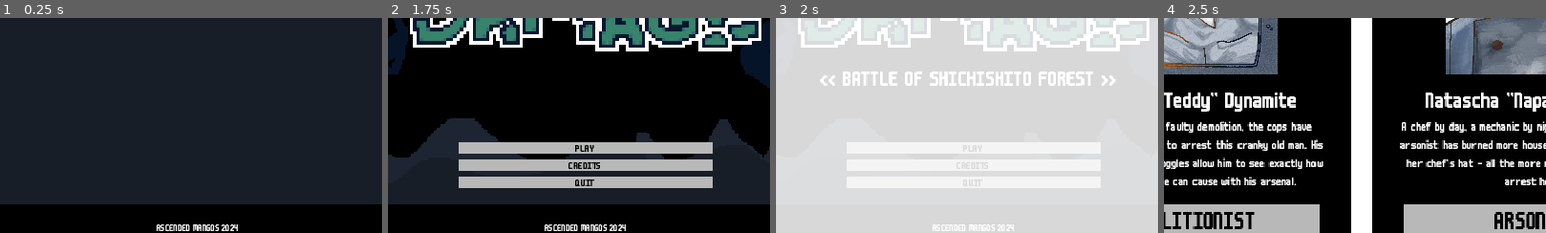
Above: before the commit, frames 1-4 (left to right).
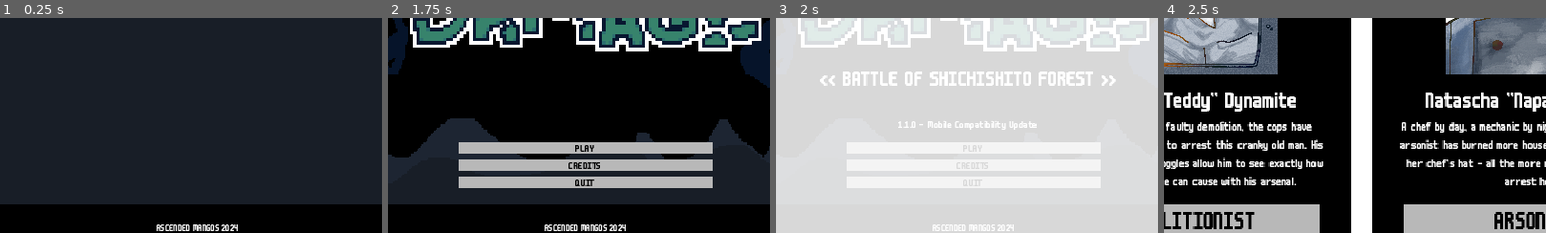
Above: after the commit, the same moments.

Repository: slotling/collateral-damage-gwj71
Game: Godot game, scene res://UI/main_menu.tscn
Same seed, same stepped clock (60 frames per second), same inputs: the game is played once before the commit and once after it. The engine's default icon, where the game draws it, is replaced by a stand-in: a white triangle on a blue panel in a dark square. Sound files missing from this copy of the repository are replaced by a short silence.
Inputs (mouse positions are % of the whole screen's width and height, from its top left):
- Up to frame 1 (0.25 s): no input
- Up to frame 2 (1.75 s): tap Enter at 0.5 s; move the mouse to (72, 45) at 0.52 s; hold D (right) 0.53-1.28 s; click (72, 45) at 0.6 s; right-click (72, 45) at 0.8 s; move the mouse to (30, 55) at 1.27 s; hold S (backward) from 1.28 s (still down); right-click (30, 55) at 1.35 s; tap Shift (run) at 1.55 s
- Up to frame 3 (2 s): keep holding S (backward)
- Up to frame 4 (2.5 s): release S (backward) at 2 s; click "PLAY" at 2 s
The pictures show only the part of the screen within x 24-74%, y 46-96%; the shares and areas given below are measured in that part.

Frames 1-2 are identical in both runs. In frame 3, 0.4% of the frame differs, in the area x 32-69%, y 48-52%; in frame 4, nothing differs.

Commit message:
aughhhh

Diff:
--- a/Handlers/AttackHandlers/CharacterAttack.gd
+++ b/Handlers/AttackHandlers/CharacterAttack.gd
@@ -14,6 +14,13 @@
 # Called every frame. 'delta' is the elapsed time since the previous frame.
 func _process(delta):
 	var pressed := Input.is_action_just_pressed("attack1") if !is_secondary_attack else Input.is_action_just_pressed("attack2")
+
+	if get_parent().is_mobile_pressed_to_walk and Global.operating_system == "Android":
+		return
+
+	if Global.operating_system == "Android":
+		pressed = Input.is_action_just_released("attack1") if !is_secondary_attack else Input.is_action_just_released("attack2")
+
 	if pressed and cooldown_timer.is_stopped() and get_parent().state != "dead":
 		execute()
 		cooldown_timer.start()
--- a/Handlers/WaveHandler.gd
+++ b/Handlers/WaveHandler.gd
@@ -16,16 +16,17 @@
 @export var wave_cooldown: int
 
 var wave_layout = [
-	[3, 0, 0],
-	[5, 0, 0],
-	[5, 0, 0],
-	[8, 0, 0],
-	[10, 0, 0],
-	[10, 1, 0],
-	[12, 1, 0],
+	#[3, 0, 0],
+	#[5, 0, 0],
+	#[5, 0, 0],
+	#[8, 0, 0],
+	#[10, 0, 0],
+	#[10, 1, 0],
+	#[12, 1, 0],
 	[12, 1, 0],
 	[12, 2, 0],
 	[0, 0, 1],
+	[1, 0, 0],
 ]
 
 var enemy_count: int = 0
@@ -54,7 +55,9 @@
 	return Vector2.ZERO
 
 func _process(delta):
-	pass
+	if current_wave == wave_layout.size() - 1:
+		if get_tree().get_nodes_in_group("enemy"):
+			all_waves_finished.emit()
 
 func spawn_enemy(enemy):
 	var enemy_instance = enemy.instantiate()
@@ -65,6 +68,7 @@
 
 func _on_wave_completed():
 	print("wave completed")
+
 	cooldown_timer.start(wave_cooldown)
 	current_wave += 1
 
@@ -72,8 +76,6 @@
 	if current_wave != wave_layout.size():
 		start_wave()
 		print("wave started")
-	else:
-		all_waves_finished.emit()
 
 func _on_enemy_died():
 	enemy_count -= 1
--- a/Scenes/Entities/Characters/arsonist_player.tscn
+++ b/Scenes/Entities/Characters/arsonist_player.tscn
@@ -140,6 +140,9 @@
 [node name="CharacterAttack2" parent="." index="8"]
 script = ExtResource("3_0124p")
 
+[node name="CooldownTimer" parent="CharacterAttack2" index="0"]
+wait_time = 0.5
+
 [node name="AnimationPlayer" type="AnimationPlayer" parent="." index="11"]
 libraries = {
 "": SubResource("AnimationLibrary_kcttf")
--- /dev/null
+++ b/Scenes/Entities/Enemies/car_enemy.gd
@@ -0,0 +1,11 @@
+extends Enemy
+
+
+
+@onready var anim_player = $AnimationPlayer
+
+
+
+func _on_state_changed(new_state):
+	if new_state == "walk" or new_state == "idle":
+		anim_player.play(new_state)
--- a/Scenes/Entities/Enemies/car_enemy.tscn
+++ b/Scenes/Entities/Enemies/car_enemy.tscn
@@ -1,7 +1,8 @@
-[gd_scene load_steps=13 format=3 uid="uid://x6yu2k4jn7hs"]
+[gd_scene load_steps=14 format=3 uid="uid://x6yu2k4jn7hs"]
 
 [ext_resource type="PackedScene" uid="uid://bgmyc6lbh46uf" path="res://Scenes/Entities/enemy.tscn" id="1_nrrmd"]
 [ext_resource type="Texture2D" uid="uid://bnlgxh1xol3j" path="res://Resources/Atlases/car_atlas.tres" id="2_i00ef"]
+[ext_resource type="Script" path="res://Scenes/Entities/Enemies/car_enemy.gd" id="2_klrth"]
 [ext_resource type="PackedScene" uid="uid://qo5gh36pq2cc" path="res://Handlers/AttackHandlers/enemy_attack.tscn" id="2_u6mbq"]
 [ext_resource type="Script" path="res://Handlers/AttackHandlers/EnemyAttacks/CarEnemy_Attack1.gd" id="3_22jsp"]
 [ext_resource type="Script" path="res://Handlers/AttackHandlers/EnemyAttacks/CarEnemy_Attack2.gd" id="4_n71sa"]
@@ -71,6 +72,7 @@
 }
 
 [node name="Car_Enemy" instance=ExtResource("1_nrrmd")]
+script = ExtResource("2_klrth")
 can_get_scared = false
 death_prefix = "car_d"
 
--- /dev/null
+++ b/Scenes/Entities/Enemies/panda_enemy.gd
@@ -0,0 +1,10 @@
+extends Enemy
+
+
+@onready var anim_player = $AnimationPlayer
+
+
+
+func _on_state_changed(new_state):
+	if new_state == "walk" or new_state == "idle":
+		anim_player.play(new_state)
--- a/Scenes/Entities/Enemies/panda_enemy.tscn
+++ b/Scenes/Entities/Enemies/panda_enemy.tscn
@@ -1,6 +1,7 @@
-[gd_scene load_steps=11 format=3 uid="uid://c8tiawpo7kom1"]
+[gd_scene load_steps=12 format=3 uid="uid://c8tiawpo7kom1"]
 
 [ext_resource type="PackedScene" uid="uid://bgmyc6lbh46uf" path="res://Scenes/Entities/enemy.tscn" id="1_dp45x"]
+[ext_resource type="Script" path="res://Scenes/Entities/Enemies/panda_enemy.gd" id="2_0b4od"]
 [ext_resource type="Texture2D" uid="uid://bsuivnim0eylp" path="res://Resources/Atlases/panda_atlas.tres" id="2_26ryx"]
 [ext_resource type="PackedScene" uid="uid://qo5gh36pq2cc" path="res://Handlers/AttackHandlers/enemy_attack.tscn" id="2_jrqnt"]
 [ext_resource type="Script" path="res://Handlers/AttackHandlers/EnemyAttacks/PandaEnemy_Attack1.gd" id="2_knduc"]
@@ -69,6 +70,7 @@
 }
 
 [node name="Panda_Enemy" instance=ExtResource("1_dp45x")]
+script = ExtResource("2_0b4od")
 death_prefix = "panda_d"
 
 [node name="Sprite2D" parent="." index="0"]
--- a/Scenes/Entities/Projectiles/Variations/molotov_explosion.tscn
+++ b/Scenes/Entities/Projectiles/Variations/molotov_explosion.tscn
@@ -1,17 +1,82 @@
-[gd_scene load_steps=4 format=3 uid="uid://dv53egv0sgmhl"]
+[gd_scene load_steps=9 format=3 uid="uid://dv53egv0sgmhl"]
 
 [ext_resource type="PackedScene" uid="uid://cqbskis2pu6vb" path="res://Scenes/Entities/Projectiles/explosion.tscn" id="1_h5gjc"]
 [ext_resource type="SpriteFrames" uid="uid://b2fggnjbh07jb" path="res://Resources/SpriteFrames/FIREINTHEHOLE.tres" id="2_nf5e3"]
+[ext_resource type="PackedScene" uid="uid://cm2ssf8ce16m5" path="res://Handlers/hurt_box_handler.tscn" id="3_3jqrc"]
 
 [sub_resource type="CircleShape2D" id="CircleShape2D_q2xj8"]
 resource_local_to_scene = true
 radius = 64.0
 
+[sub_resource type="CircleShape2D" id="CircleShape2D_nrbr6"]
+radius = 8.0
+
+[sub_resource type="Animation" id="Animation_65aa8"]
+resource_name = "explode"
+length = 0.4
+tracks/0/type = "value"
+tracks/0/imported = false
+tracks/0/enabled = true
+tracks/0/path = NodePath("HurtBoxHandler2:scale")
+tracks/0/interp = 1
+tracks/0/loop_wrap = true
+tracks/0/keys = {
+"times": PackedFloat32Array(0, 0.1, 0.4),
+"transitions": PackedFloat32Array(1, 1, 1),
+"update": 0,
+"values": [Vector2(1e-05, 1e-05), Vector2(8, 8), Vector2(1, 1)]
+}
+tracks/1/type = "value"
+tracks/1/imported = false
+tracks/1/enabled = true
+tracks/1/path = NodePath("HurtBoxHandler2:monitorable")
+tracks/1/interp = 1
+tracks/1/loop_wrap = true
+tracks/1/keys = {
+"times": PackedFloat32Array(0, 0.4),
+"transitions": PackedFloat32Array(1, 1),
+"update": 1,
+"values": [true, false]
+}
+
+[sub_resource type="Animation" id="Animation_3h5dm"]
+length = 0.001
+tracks/0/type = "value"
+tracks/0/imported = false
+tracks/0/enabled = true
+tracks/0/path = NodePath("HurtBoxHandler2:scale")
+tracks/0/interp = 1
+tracks/0/loop_wrap = true
+tracks/0/keys = {
+"times": PackedFloat32Array(0),
+"transitions": PackedFloat32Array(1),
+"update": 0,
+"values": [Vector2(1e-05, 1e-05)]
+}
+tracks/1/type = "value"
+tracks/1/imported = false
+tracks/1/enabled = true
+tracks/1/path = NodePath("HurtBoxHandler2:monitorable")
+tracks/1/interp = 1
+tracks/1/loop_wrap = true
+tracks/1/keys = {
+"times": PackedFloat32Array(0),
+"transitions": PackedFloat32Array(1),
+"update": 1,
+"values": [true]
+}
+
+[sub_resource type="AnimationLibrary" id="AnimationLibrary_a2fhw"]
+_data = {
+"RESET": SubResource("Animation_3h5dm"),
+"explode": SubResource("Animation_65aa8")
+}
+
 [node name="MolotovExplosion" instance=ExtResource("1_h5gjc")]
 explosionSfxName = "molotov_i"
 
 [node name="HurtBoxHandler" parent="." index="0"]
-strength = 3
+strength = 5
 cause = "Burnt"
 
 [node name="CollisionShape2D" parent="HurtBoxHandler" index="0"]
@@ -54,3 +119,17 @@
 autoplay = "default"
 frame_progress = 0.846196
 offset = Vector2(0, -24)
+
+[node name="HurtBoxHandler2" parent="." index="9" instance=ExtResource("3_3jqrc")]
+scale = Vector2(1e-05, 1e-05)
+strength = 5
+cause = "Exploded"
+
+[node name="CollisionShape2D" type="CollisionShape2D" parent="HurtBoxHandler2" index="0"]
+shape = SubResource("CircleShape2D_nrbr6")
+
+[node name="ExplosionHurtBox" type="AnimationPlayer" parent="." index="10"]
+libraries = {
+"": SubResource("AnimationLibrary_a2fhw")
+}
+autoplay = "explode"
--- a/Scenes/Entities/player.gd
+++ b/Scenes/Entities/player.gd
@@ -17,14 +17,29 @@
 var state: String = "idle"
 var prev_state: String = "idle"
 
+var is_mobile_pressed: bool = false
+var is_mobile_pressed_to_walk: bool = false
+var mobile_move_vector: Vector2 = Vector2.ZERO
+
 func _ready():
+	game_ui.joystick.connect("pressed", _movement_pressed)
+	game_ui.joystick.connect("released", _movement_released)
+
 	game_ui.icon.texture = icon_texture
+
+	#if Global.operating_system != "Android":
+		#$MobileControls/Sprite2D.hide()
 
 func _physics_process(delta):
 	if prev_state != state:
 		state_changed.emit(state)
 
-	movement_handler.dir = Input.get_vector("left", "right", "forward", "backward").normalized()
+	if Global.operating_system != "Android":
+		movement_handler.dir = Input.get_vector("left", "right", "forward", "backward").normalized()
+	else:
+		if is_mobile_pressed:
+			movement_handler.dir = game_ui.joystick_center.get_local_mouse_position().normalized()
+			$MobileControls/MobileMovementDebugLine.points[1] = get_local_mouse_position() * 2
 
 	movement_handler.running = Input.is_action_pressed("run")
 
@@ -61,3 +76,20 @@
 
 func _on_character_attack_2_cooldown_end():
 	game_ui.change_emotion("positive", 1.0, "default", true)
+
+
+
+func _movement_pressed():
+	if Global.operating_system == "Android":
+		is_mobile_pressed = true
+		is_mobile_pressed_to_walk = true
+		$PressedToWalkTimer.stop()
+		$PressedToWalkTimer.start(0.05)
+		await $PressedToWalkTimer.timeout
+		is_mobile_pressed_to_walk = false
+
+func _movement_released():
+
+	if Global.operating_system == "Android":
+		is_mobile_pressed = false
+		movement_handler.dir = Vector2.ZERO
--- a/Scenes/Entities/player.tscn
+++ b/Scenes/Entities/player.tscn
@@ -35,6 +35,7 @@
 
 [node name="CollisionShape2D" type="CollisionShape2D" parent="SoftCollision"]
 shape = SubResource("CircleShape2D_6q348")
+debug_color = Color(0.947613, 5.0056e-06, 0.582256, 0.42)
 
 [node name="CollisionShape2D" type="CollisionShape2D" parent="."]
 shape = SubResource("RectangleShape2D_jroy1")
@@ -58,6 +59,16 @@
 wait_time = 0.5
 one_shot = true
 
+[node name="MobileControls" type="CanvasLayer" parent="."]
+
+[node name="MobileMovementDebugLine" type="Line2D" parent="MobileControls"]
+points = PackedVector2Array(0, 0, 0, 0)
+width = 4.0
+default_color = Color(1, 0, 1, 1)
+
+[node name="PressedToWalkTimer" type="Timer" parent="."]
+one_shot = true
+
 [connection signal="state_changed" from="." to="." method="_on_state_changed"]
 [connection signal="hit" from="HitBoxHandler" to="." method="_on_hit_box_handler_hit"]
 [connection signal="died" from="HealthHandler" to="." method="_on_health_handler_died"]
--- a/Scenes/Environment/big_rock.gd
+++ b/Scenes/Environment/big_rock.gd
@@ -5,7 +5,7 @@
 
 
 func _ready() -> void:
-	if !bool(randi_range(0, 10000)):
+	if !bool(randi_range(0, 100)):
 		sprite.frame = 0
 
 func _on_health_handler_died(value, cause, hurtbox_global_position) -> void:
--- a/Scenes/Environment/big_rock.tscn
+++ b/Scenes/Environment/big_rock.tscn
@@ -183,7 +183,6 @@
 [node name="HurtBoxHandler" parent="." index="6" instance=ExtResource("4_qe6i2")]
 scale = Vector2(1e-05, 1e-05)
 monitorable = false
-
 strength = 20
 cause = "Obliterated"
 
--- a/Scenes/Root/world.gd
+++ b/Scenes/Root/world.gd
@@ -54,8 +54,6 @@
 
 	$Music.play()
 
-
-
 func _on_try_again_pressed():
 	get_tree().change_scene_to_file("res://Scenes/Root/world.tscn")
 
--- a/UI/gui.gd
+++ b/UI/gui.gd
@@ -1,4 +1,6 @@
 extends CanvasLayer
+
+
 
 const heh1_preload: AtlasTexture = preload("res://Resources/Atlases/gui_one_third_half_empty_hearts_atlas.tres")
 const heh2_preload: AtlasTexture = preload("res://Resources/Atlases/gui_two_thirds_half_empty_hearts_atlas.tres")
@@ -23,9 +25,15 @@
 @onready var secondary_atk_cooldown: ProgressBar = $AttackCooldowns/SecondaryAttackCooldown
 @onready var emotion_timer: Timer = $EmotionTimer
 @onready var icon: Sprite2D = $Control/ColorRect/HBoxContainer/IconBase/Icon
+@onready var joystick: TouchScreenButton = $MobileUI/Joystick
+@onready var joystick_center: Marker2D = $MobileUI/JoystickCenter
 
 func _ready() -> void:
 	await player.ready
+
+	if Global.operating_system != "Android":
+		$MobileUI.hide()
+
 	player.health_handler.connect("hit", player_hit)
 
 func _physics_process(_delta) -> void:
--- a/UI/gui.tscn
+++ b/UI/gui.tscn
@@ -10,6 +10,9 @@
 [ext_resource type="Texture2D" uid="uid://ce6nmwq1d6tdc" path="res://Resources/Atlases/gui_empty_stamina_atlas.tres" id="8_tp7gk"]
 [ext_resource type="Texture2D" uid="uid://bno2dgijcapuc" path="res://Resources/Atlases/gui_stamina_atlas.tres" id="9_wnh1g"]
 [ext_resource type="FontFile" uid="uid://bi6x30dpos4nj" path="res://Assets/Fonts/m6x11plus.ttf" id="10_u05t0"]
+[ext_resource type="Texture2D" uid="uid://cdtff8bwgh0wc" path="res://UI/Mobile/Run.png" id="11_nat4v"]
+[ext_resource type="Texture2D" uid="uid://c6asjgf3mronv" path="res://UI/Mobile/RunExec.png" id="12_vjg5a"]
+[ext_resource type="Texture2D" uid="uid://do8w01gq3fd4s" path="res://UI/Mobile/OuterSquare.png" id="13_hyy4y"]
 
 [sub_resource type="LabelSettings" id="LabelSettings_p5pw0"]
 line_spacing = -0.155
@@ -23,6 +26,9 @@
 
 [sub_resource type="StyleBoxFlat" id="StyleBoxFlat_61g2h"]
 bg_color = Color(1, 1, 1, 1)
+
+[sub_resource type="CircleShape2D" id="CircleShape2D_kmfqx"]
+radius = 48.0
 
 [node name="GUI" type="CanvasLayer"]
 script = ExtResource("1_a0fpn")
@@ -138,3 +144,24 @@
 max_value = 64.0
 value = 64.0
 show_percentage = false
+
+[node name="MobileUI" type="Node2D" parent="."]
+
+[node name="RunButton" type="TouchScreenButton" parent="MobileUI"]
+position = Vector2(480, 224)
+texture_normal = ExtResource("11_nat4v")
+texture_pressed = ExtResource("12_vjg5a")
+shape = SubResource("CircleShape2D_kmfqx")
+passby_press = true
+action = "run"
+
+[node name="Joystick" type="TouchScreenButton" parent="MobileUI"]
+modulate = Color(1, 1, 1, 0.423529)
+position = Vector2(32, 224)
+texture_normal = ExtResource("13_hyy4y")
+texture_pressed = ExtResource("13_hyy4y")
+shape = SubResource("CircleShape2D_kmfqx")
+passby_press = true
+
+[node name="JoystickCenter" type="Marker2D" parent="MobileUI"]
+position = Vector2(64, 256)
--- a/UI/main_menu.tscn
+++ b/UI/main_menu.tscn
@@ -183,6 +183,18 @@
 "update": 0,
 "values": [Color(1, 1, 1, 0)]
 }
+tracks/13/type = "value"
+tracks/13/imported = false
+tracks/13/enabled = true
+tracks/13/path = NodePath("Version:visible")
+tracks/13/interp = 1
+tracks/13/loop_wrap = true
+tracks/13/keys = {
+"times": PackedFloat32Array(0, 0.8),
+"transitions": PackedFloat32Array(1, 1),
+"update": 1,
+"values": [false, true]
+}
 
 [sub_resource type="Animation" id="Animation_2fw85"]
 resource_name = "BeginSoft"
@@ -349,6 +361,18 @@
 "update": 0,
 "values": [Color(1, 1, 1, 0)]
 }
+tracks/13/type = "value"
+tracks/13/imported = false
+tracks/13/enabled = true
+tracks/13/path = NodePath("Version:visible")
+tracks/13/interp = 1
+tracks/13/loop_wrap = true
+tracks/13/keys = {
+"times": PackedFloat32Array(0, 0.2),
+"transitions": PackedFloat32Array(1, 1),
+"update": 1,
+"values": [false, true]
+}
 
 [sub_resource type="Animation" id="Animation_k3d6f"]
 resource_name = "Credits"
@@ -372,10 +396,10 @@
 tracks/1/interp = 2
 tracks/1/loop_wrap = true
 tracks/1/keys = {
-"times": PackedFloat32Array(0, 0.1),
-"transitions": PackedFloat32Array(1, 1),
-"update": 0,
-"values": [Color(1, 1, 1, 0), Color(1, 1, 1, 0.858824)]
+"times": PackedFloat32Array(0, 0.4),
+"transitions": PackedFloat32Array(1, 1),
+"update": 0,
+"values": [Color(1, 1, 1, 0), Color(1, 1, 1, 1)]
 }
 tracks/2/type = "value"
 tracks/2/imported = false
@@ -384,10 +408,34 @@
 tracks/2/interp = 1
 tracks/2/loop_wrap = true
 tracks/2/keys = {
-"times": PackedFloat32Array(0, 0.2),
+"times": PackedFloat32Array(0, 0.5),
 "transitions": PackedFloat32Array(1, 1),
 "update": 0,
 "values": [Color(1, 1, 1, 0), Color(1, 1, 1, 1)]
+}
+tracks/3/type = "value"
+tracks/3/imported = false
+tracks/3/enabled = true
+tracks/3/path = NodePath("Logo:rotation")
+tracks/3/interp = 2
+tracks/3/loop_wrap = true
+tracks/3/keys = {
+"times": PackedFloat32Array(0, 0.1, 0.5),
+"transitions": PackedFloat32Array(1, 1, 1),
+"update": 0,
+"values": [0.0, 0.785398, -12.5664]
+}
+tracks/4/type = "value"
+tracks/4/imported = false
+tracks/4/enabled = true
+tracks/4/path = NodePath("Logo:scale")
+tracks/4/interp = 2
+tracks/4/loop_wrap = true
+tracks/4/keys = {
+"times": PackedFloat32Array(0, 0.1, 0.5),
+"transitions": PackedFloat32Array(1, 1, 1),
+"update": 0,
+"values": [Vector2(0.5, 0.5), Vector2(0.8, 0.8), Vector2(1e-05, 1e-05)]
 }
 
 [sub_resource type="Animation" id="Animation_2rwiq"]
@@ -524,6 +572,18 @@
 "update": 0,
 "values": [Color(1, 1, 1, 0)]
 }
+tracks/11/type = "value"
+tracks/11/imported = false
+tracks/11/enabled = true
+tracks/11/path = NodePath("Version:visible")
+tracks/11/interp = 1
+tracks/11/loop_wrap = true
+tracks/11/keys = {
+"times": PackedFloat32Array(0),
+"transitions": PackedFloat32Array(1),
+"update": 1,
+"values": [false]
+}
 
 [sub_resource type="AnimationLibrary" id="AnimationLibrary_8nusm"]
 _data = {
@@ -563,6 +623,9 @@
 font_color = Color(1, 0, 0, 1)
 outline_size = 24
 outline_color = Color(0, 0, 0, 1)
+
+[sub_resource type="LabelSettings" id="LabelSettings_5fb84"]
+font_size = 9
 
 [node name="MainMenu" type="Control"]
 layout_mode = 3
@@ -879,4 +942,16 @@
 horizontal_alignment = 1
 vertical_alignment = 1
 
+[node name="Version" type="Label" parent="."]
+visible = false
+layout_mode = 0
+offset_left = 176.0
+offset_top = 200.0
+offset_right = 392.0
+offset_bottom = 232.0
+text = "1.1.0 - Mobile Compatibility Update"
+label_settings = SubResource("LabelSettings_5fb84")
+horizontal_alignment = 1
+vertical_alignment = 2
+
 [connection signal="pressed" from="Credits/BackToMenu" to="." method="_on_back_to_menu_pressed"]
--- a/global.gd
+++ b/global.gd
@@ -20,7 +20,12 @@
 var class_to_play: String = "arsonist"
 var won_the_game: bool = false
 
+var operating_system: String = "Android"
+
 func _ready() -> void:
+
+	operating_system = OS.get_name()
+
 	#reboot_data()
 	load_data()
 
--- a/project.godot
+++ b/project.godot
@@ -27,6 +27,8 @@
 
 window/size/viewport_width=576
 window/size/viewport_height=324
+window/size/mode=3
+window/size/resizable=false
 window/size/window_width_override=1152
 window/size/window_height_override=648
 window/stretch/mode="canvas_items"
@@ -75,6 +77,11 @@
 ]
 }
 
+[input_devices]
+
+pointing/emulate_touch_from_mouse=true
+pointing/android/enable_long_press_as_right_click=true
+
 [layer_names]
 
 2d_physics/layer_1="World (layer) - Enemy & Player (mask)"
@@ -85,3 +92,4 @@
 [rendering]
 
 textures/canvas_textures/default_texture_filter=0
+textures/vram_compression/import_etc2_astc=true
Binary file added: UI/Mobile/ControlArea.png
Not shown, added: UI/Mobile/ControlArea.png.import
Binary file added: UI/Mobile/InnerSquare.png
Not shown, added: UI/Mobile/InnerSquare.png.import
Binary file added: UI/Mobile/OuterSquare.png
Not shown, added: UI/Mobile/OuterSquare.png.import
Binary file added: UI/Mobile/Run.png
Not shown, added: UI/Mobile/Run.png.import
Binary file added: UI/Mobile/RunExec.png
Not shown, added: UI/Mobile/RunExec.png.import
Not shown: 1 places in UI/gui.tscn that only renumber resources
Not shown: 1 places in UI/main_menu.tscn that only renumber resources
(and 16 more such lines)
